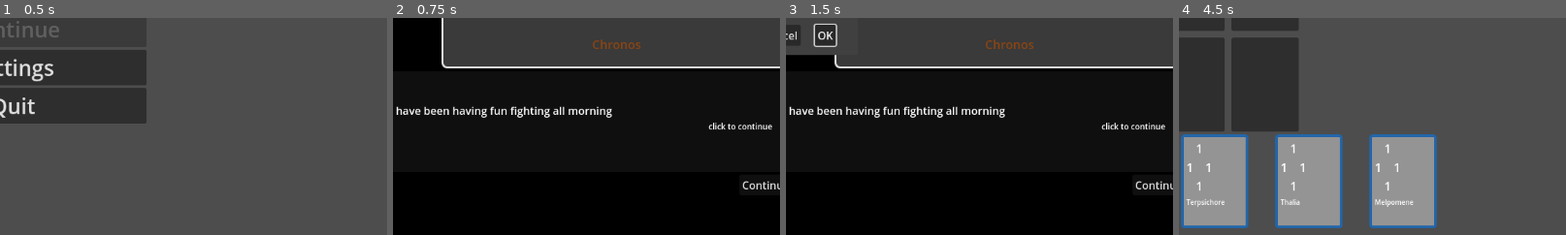
Above: before the commit, frames 1-4 (left to right).
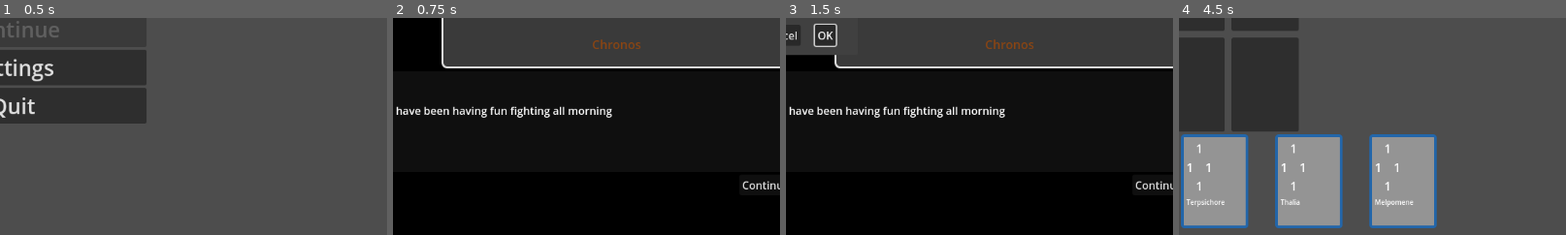
Above: after the commit, the same moments.

Repository: leslieharding/Mnemosyne
Game: Godot game, scene res://Scenes/MainMenu.tscn
Two runs of this game, one before a commit and one after it. Both use one fixed random seed, a clock stepped at 60 frames per second and the inputs below.
Inputs:
- Up to frame 1 (0.5 s): no input
- Up to frame 2 (0.75 s): click "New Game" at 0.5 s
- Up to frame 3 (1.5 s): click "Skip" at 1.25 s
- Up to frame 4 (4.5 s): click "Skip" at 2 s; click "Continue" at 2.75 s; click "Continue" at 3.5 s; click "OK" at 4.25 s
The pictures show only the part of the screen within x 48-98%, y 50-100%; the shares and areas given below are measured in that part.

Frame 1 is identical in both runs. In frame 2, 0.3% of the frame differs, in the area x 81-98%, y 48-52%; in frame 3, 0.3%; in frame 4, nothing differs.

Commit message:
cut scene tidying

Diff:
--- a/Scenes/Cutscene.tscn
+++ b/Scenes/Cutscene.tscn
@@ -112,12 +112,6 @@
 text = "This is where the dialogue would appear, click to continue....."
 fit_content = true
 
-[node name="ContinueIndicator" type="Label" parent="MainContainer/DialogueArea/MarginContainer/VBoxContainer"]
-layout_mode = 2
-theme_override_font_sizes/font_size = 12
-text = "click to continue"
-horizontal_alignment = 2
-
 [node name="Controls" type="HBoxContainer" parent="MainContainer"]
 layout_mode = 2
 size_flags_vertical = 4
--- a/Scripts/cutscene.gd
+++ b/Scripts/cutscene.gd
@@ -45,9 +45,6 @@
 	advance_button.pressed.connect(_on_advance_pressed)
 	skip_button.pressed.connect(_on_skip_pressed)
 
-	# Allow clicking on dialogue area to advance
-	dialogue_area.gui_input.connect(_on_dialogue_area_input)
-
 	# Set up input handling for keyboard
 	set_process_input(true)
 
@@ -152,8 +149,7 @@
 	# Update speaker panel highlighting
 	update_speaker_highlighting(current_line, speaker_character)
 
-	# Show continue indicator
-	continue_indicator.visible = true
+
 
 func update_speaker_highlighting(line: DialogueLine, speaker: Character):
 	# Reset both panels to inactive
@@ -223,8 +219,3 @@
 
 func _on_skip_canceled(dialog: AcceptDialog):
 	dialog.queue_free()
-
-func _on_dialogue_area_input(event):
-	if event is InputEventMouseButton:
-		if event.button_index == MOUSE_BUTTON_LEFT and event.pressed:
-			advance_dialogue()
